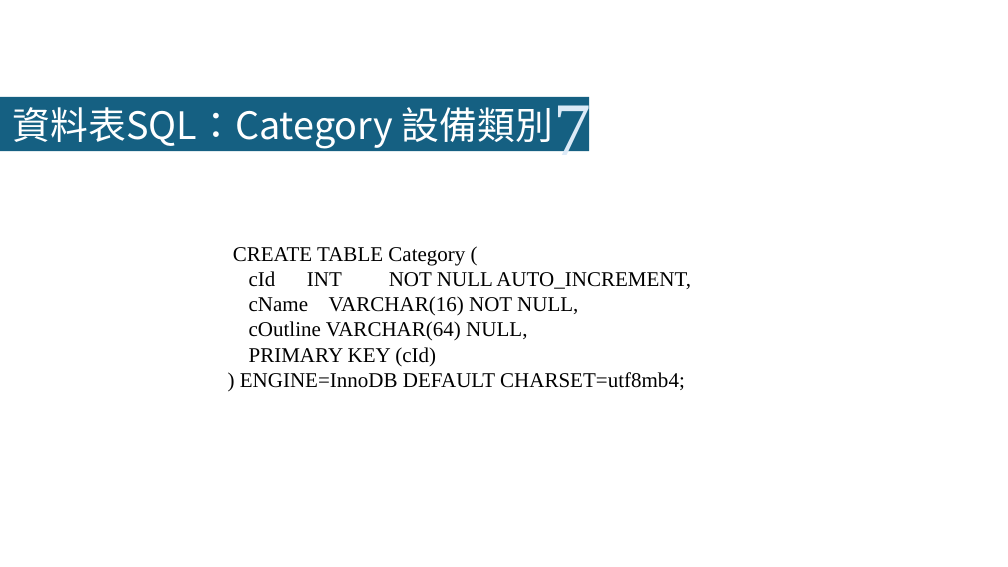
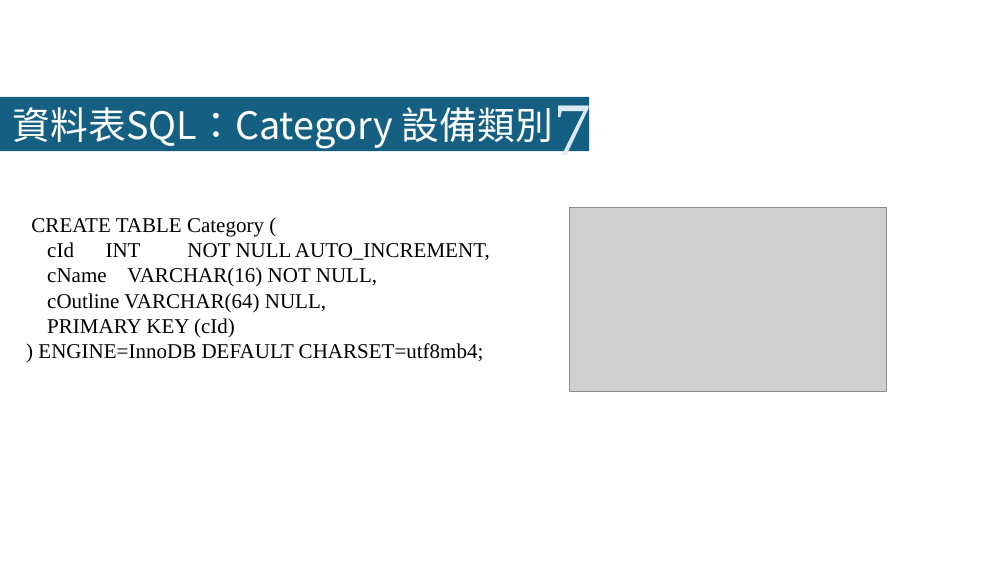
Before and after one commit to LazyEmotionO/NFU_DATABASE, a slide deck: slide 21 of 第四組_資料庫系統期末Part II簡報.pptx. Drawn at 1008x567 pixels with LibreOffice and Linux fonts; fonts in the diff are those of the drawing; grey boxes stand for pictures. Boxes give left, top, right and bottom in pixels: in the first picture for what was removed or moved away, otherwise in the second. Text is boxed around its words. In the diff, an @@ line names an element or a change of style, - is before the commit and + after.

```diff
--- a/第四組_資料庫系統期末Part II簡報.pptx
+++ b/第四組_資料庫系統期末Part II簡報.pptx
@@ text "CREATE TABLE Category (": place and size @@
-text "CREATE TABLE Category (" at box(233, 247, 691, 390)
+text "CREATE TABLE Category (" at box(31, 218, 490, 361)
@@ picture added at box(569, 207, 886, 391) @@
```
Also in this commit, not shown: 5 other slides changed, 4 slides added, 5 other files.
